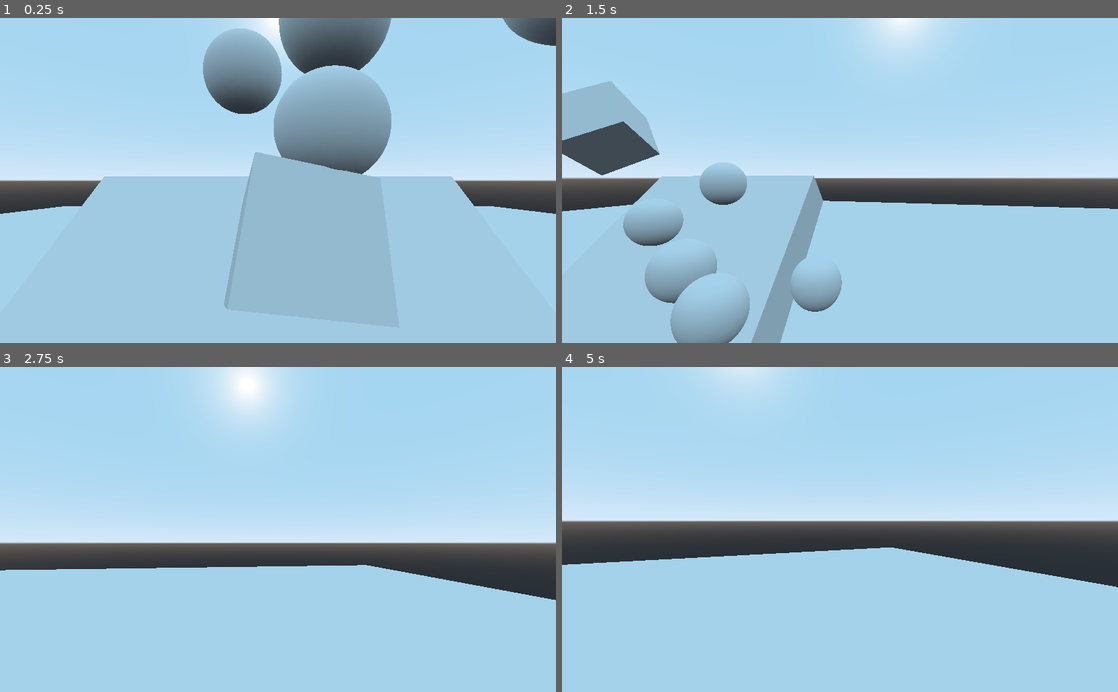
Above: before the commit, frames 1-4 (two rows, left to right).
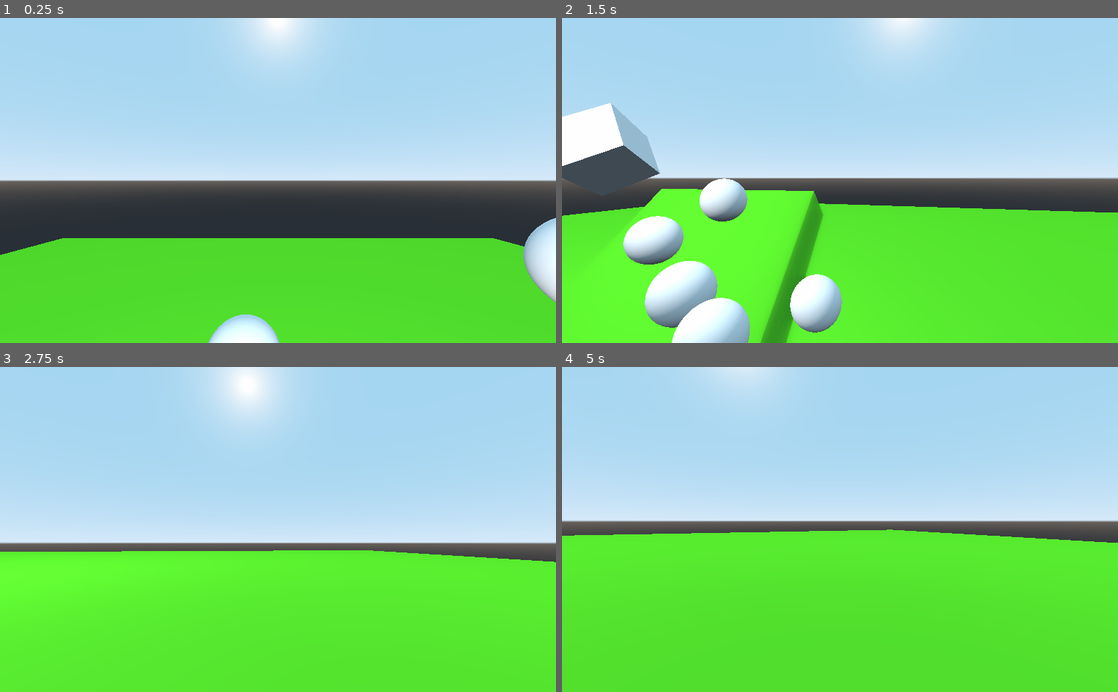
Above: after the commit, the same moments.

Repository: Gamepro5/Gamepro5s_Game
Game: Godot game, scene res://Level.tscn
The game is run twice, just before and just after one commit, with the same random seed, the same clock (stepped at 60 frames per second) and the same inputs. The project has no main scene, so this scene is started directly.
Inputs (mouse positions are in pixels of both pictures, inside the frame that each line leads up to):
- Up to frame 1 (0.25 s): no input
- Up to frame 2 (1.5 s): move the mouse to (962, 164) at 0.52 s; hold D (move_right) 0.53-1.28 s; hold W (move_front) 0.53-1.28 s; move the mouse to (812, 180) at 1.27 s; hold S (move_back) from 1.28 s (still down); tap W (move_front) at 1.35 s
- Up to frame 3 (2.75 s): move the mouse to (289, 523) at 2.02 s; release S (move_back) at 2.03 s; hold D (move_right) from 2.03 s (still down); hold W (move_front) from 2.03 s (still down)
- Up to frame 4 (5 s): move the mouse to (834, 536) at 2.77 s; release W (move_front) at 2.78 s; tap W (move_front) at 2.85, 4.35 s; move the mouse to (878, 532) at 3.52 s; release D (move_right) at 3.53 s; hold W (move_front) 3.53-4.28 s; hold A (move_left) from 3.53 s (still down); tap Escape (unlock_cursor) at 4.15 s; move the mouse to (673, 480) at 4.27 s

The runs differ from the first frame. In frame 1, 60% of the frame differs, in the area x 0-100%, y 0-100%; in frame 2, 49%; in frame 3, 43%; in frame 4, 49%.

Commit message:
Very Shitty Gravity Implementation
Jumping not included

Diff:
--- a/Level.tscn
+++ b/Level.tscn
@@ -1,26 +1,33 @@
-[gd_scene load_steps=12 format=2]
+[gd_scene load_steps=13 format=2]
 
 [ext_resource path="res://Player.tscn" type="PackedScene" id=1]
 [ext_resource path="res://Player.gd" type="Script" id=2]
 
 [sub_resource type="SphereShape" id=1]
 
-[sub_resource type="SphereMesh" id=9]
+[sub_resource type="SphereMesh" id=2]
 
 [sub_resource type="Skin" id=3]
 
-[sub_resource type="SphereMesh" id=2]
+[sub_resource type="SphereMesh" id=4]
 
-[sub_resource type="PhysicsMaterial" id=4]
+[sub_resource type="PhysicsMaterial" id=5]
 bounce = 1.0
 
-[sub_resource type="BoxShape" id=5]
+[sub_resource type="BoxShape" id=6]
 
-[sub_resource type="CubeMesh" id=6]
+[sub_resource type="SpatialMaterial" id=10]
+vertex_color_use_as_albedo = true
+albedo_color = Color( 0.34902, 0.85098, 0.121569, 1 )
+subsurf_scatter_enabled = true
+subsurf_scatter_strength = 1.0
 
-[sub_resource type="BoxShape" id=7]
+[sub_resource type="CubeMesh" id=7]
+material = SubResource( 10 )
 
-[sub_resource type="CubeMesh" id=8]
+[sub_resource type="BoxShape" id=8]
+
+[sub_resource type="CubeMesh" id=9]
 
 [node name="Level" type="Spatial"]
 
@@ -87,25 +94,25 @@
 
 [node name="CollisionShape" type="CollisionShape" parent="StaticBody"]
 transform = Transform( 50, 0, 0, 0, 1, 0, 0, 0, 50, 0, 0, 0 )
-shape = SubResource( 5 )
+shape = SubResource( 6 )
 
 [node name="MeshInstance" type="MeshInstance" parent="StaticBody"]
 transform = Transform( 50, 0, 0, 0, 1, 0, 0, 0, 50, 0, 0, 0 )
-mesh = SubResource( 6 )
+mesh = SubResource( 7 )
 material/0 = null
 
 [node name="StaticBody2" type="StaticBody" parent="."]
 transform = Transform( 5, 0, 0, 0, 0.707107, -3.53553, 0, 0.707107, 3.53553, 0, 0, 0 )
 
 [node name="CollisionShape" type="CollisionShape" parent="StaticBody2"]
-shape = SubResource( 5 )
+shape = SubResource( 6 )
 
 [node name="MeshInstance" type="MeshInstance" parent="StaticBody2"]
-mesh = SubResource( 6 )
+mesh = SubResource( 7 )
 material/0 = null
 
 [node name="Player" parent="." instance=ExtResource( 1 )]
-transform = Transform( 1, 0, 0, 0, 1, 0, 0, 0, 1, 0, 3.12015, 3.86386 )
+transform = Transform( 1, 0, 0, 0, 1, 0, 0, 0, 1, 0, 10.7166, 3.86386 )
 script = ExtResource( 2 )
 
 [node name="Camera" type="Camera" parent="."]
@@ -119,8 +126,15 @@
 gravity_scale = -1.0
 
 [node name="CollisionShape" type="CollisionShape" parent="RigidBody"]
-shape = SubResource( 7 )
+shape = SubResource( 8 )
 
 [node name="MeshInstance" type="MeshInstance" parent="RigidBody"]
-mesh = SubResource( 8 )
+mesh = SubResource( 9 )
 material/0 = null
+
+[node name="OmniLight" type="OmniLight" parent="."]
+transform = Transform( 1, 0, 0, 0, 1, 0, 0, 0, 1, 0, 9.16466, 5.7541 )
+light_energy = 0.88
+light_indirect_energy = 0.94
+light_specular = 0.3
+omni_range = 4096.0
--- a/Player.gd
+++ b/Player.gd
@@ -1,6 +1,7 @@
 extends KinematicBody
 
 var velocity = Vector3(0,0,0);
+var upDef = Vector3(0, 1, 0)
 const accelerationConstant = 0.5;
 var maxSpeed = 0.04;
 var acceleration;
@@ -16,7 +17,7 @@
 func _input(event):
 	if event is InputEventMouseMotion:
 		if cursorFocus:
-			Input.set_mouse_mode(Input.MOUSE_MODE_CAPTURED)
+			#Input.set_mouse_mode(Input.MOUSE_MODE_CAPTURED)
 			rotate(Vector3.UP, deg2rad(-event.relative.x * sensitivity));
 			eyes.rotate(Vector3.RIGHT, deg2rad(-event.relative.y * sensitivity));
 			if eyes.get_rotation().x > PI/2:
@@ -24,6 +25,9 @@
 			elif eyes.get_rotation().x < -PI/2:
 				eyes.set_rotation(Vector3(-PI/2, 0, 0))
 
+	if Input.is_action_pressed("unlock_cursor"):
+		Input.set_mouse_mode(Input.MOUSE_MODE_VISIBLE)
+		cursorFocus = false;
 func _physics_process(delta):
 
 	if velocity.x != 0 || velocity.z != 0:
@@ -35,11 +39,16 @@
 			velocity.x = 0;
 		if abs(velocity.z) <= 0.0001:
 			velocity.z = 0;
-#
-#	if midAir:
-#		acceleration = accelerationConstant * 0.15;
-#	else:
-#		acceleration = accelerationConstant;
+
+
+	if !is_on_floor():
+		#set_translation(Vector3(get_translation().x, 0, get_translation().z))
+		acceleration = accelerationConstant * 0.15;
+		velocity.y -= 0.1;
+	else:
+		velocity.y = 0;
+		acceleration = accelerationConstant;
+	print(is_on_floor())
 
 	if Input.is_action_pressed("move_front"):
 		#velocity.z = velocity.z - 1;
@@ -61,11 +70,19 @@
 		rotate(Vector3.UP, -0.1)
 	if Input.is_action_pressed("turn_left"):
 		rotate(Vector3.UP, 0.1)
-	move_and_slide(velocity)
+	move_and_slide(velocity, upDef) #allways be moving
 
 	if Input.is_action_pressed("unlock_cursor"):
 		Input.set_mouse_mode(Input.MOUSE_MODE_VISIBLE)
 		cursorFocus = false;
-	#print(velocity)
 
-	pass
+func _notification(what):
+	if what == MainLoop.NOTIFICATION_WM_FOCUS_IN:
+		get_viewport().warp_mouse(Vector2(get_viewport().size.x/2,get_viewport().size.y/2))
+		Input.set_mouse_mode(Input.MOUSE_MODE_HIDDEN)
+		Input.set_mouse_mode(Input.MOUSE_MODE_CAPTURED)
+		cursorFocus = true;
+		print("focus in")
+	elif what == MainLoop.NOTIFICATION_WM_FOCUS_OUT:
+		Input.set_mouse_mode(Input.MOUSE_MODE_VISIBLE)
+		print("focus out")
Not shown: 4 places in Level.tscn that only renumber resources
